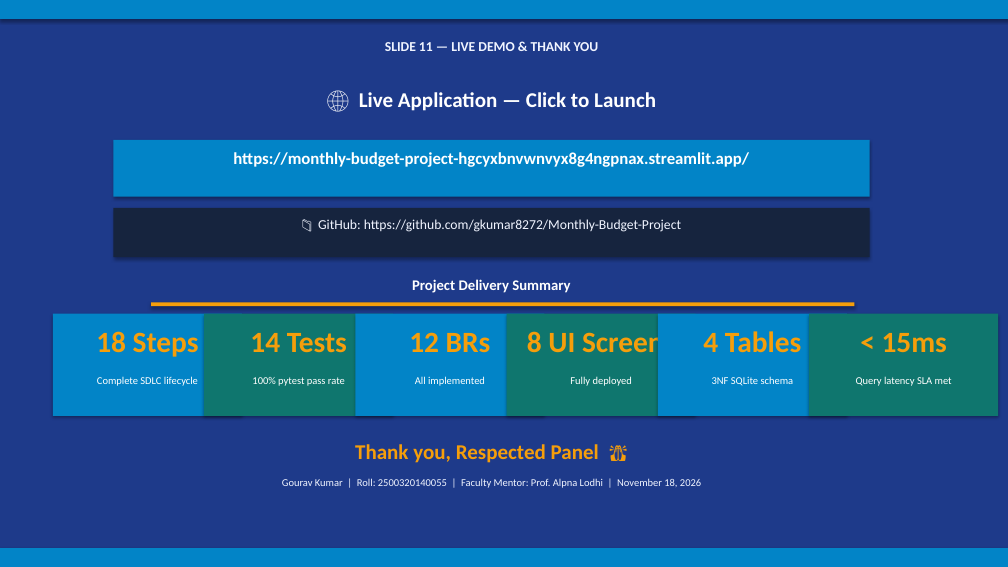
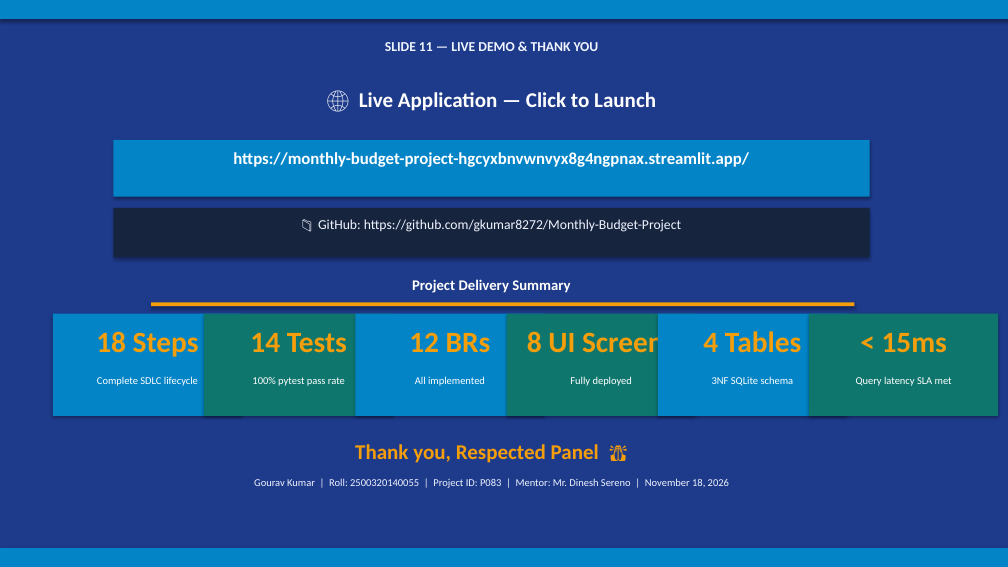
Before and after one commit to gkumar8272/Monthly-Budget-Project, a slide deck: slide 11 of docs/18_Presentation.pptx. Drawn at 1008x567 pixels with LibreOffice and Linux fonts; fonts in the diff are those of the drawing. Boxes give left, top, right and bottom in pixels: in the first picture for what was removed or moved away, otherwise in the second. Text is boxed around its words. In the diff, an @@ line names an element or a change of style, - is before the commit and + after.

Commit message:
docs: update Project ID to P083, Mentor to Mr. Dinesh Sereno, and Batch ID across all documents and app

```diff
--- a/docs/18_Presentation.pptx
+++ b/docs/18_Presentation.pptx
@@ text at (254, 478, 729, 488): text changed @@
-Gourav Kumar | Roll: 2500320140055 | Faculty Mentor: Prof. Alpna Lodhi | November 18, 2026
+Gourav Kumar | Roll: 2500320140055 | Project ID: P083 | Mentor: Mr. Dinesh Sereno | November 18, 2026
```
Also in this commit, not shown: 10 other slides changed, 33 other files.
